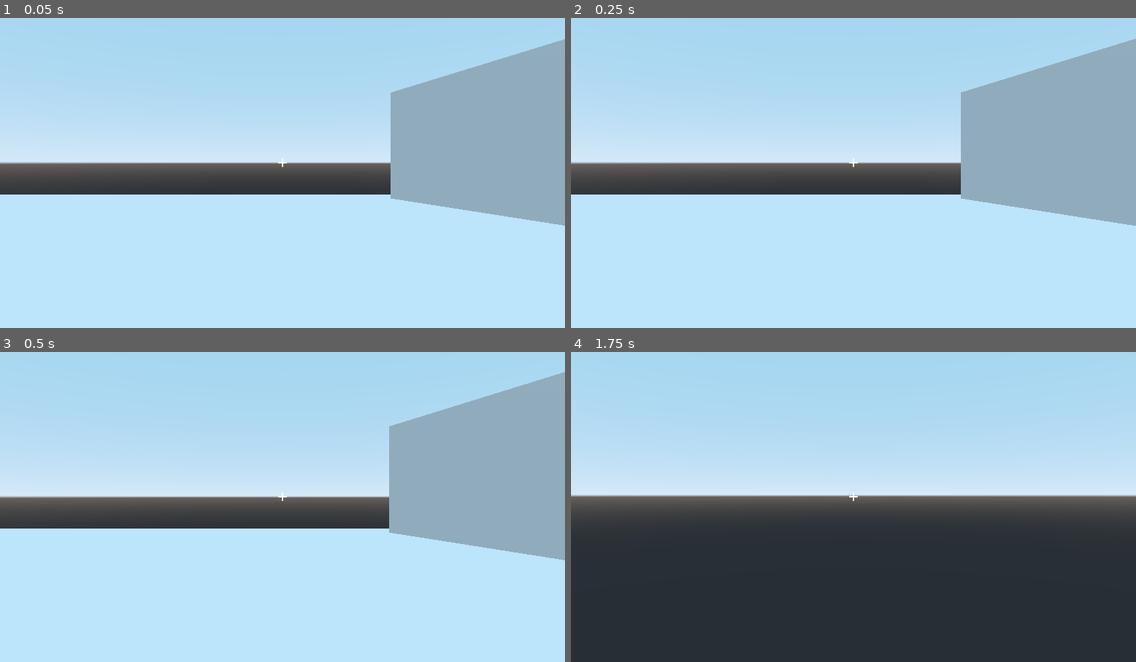
Above: before the commit, frames 1-4 (two rows, left to right).
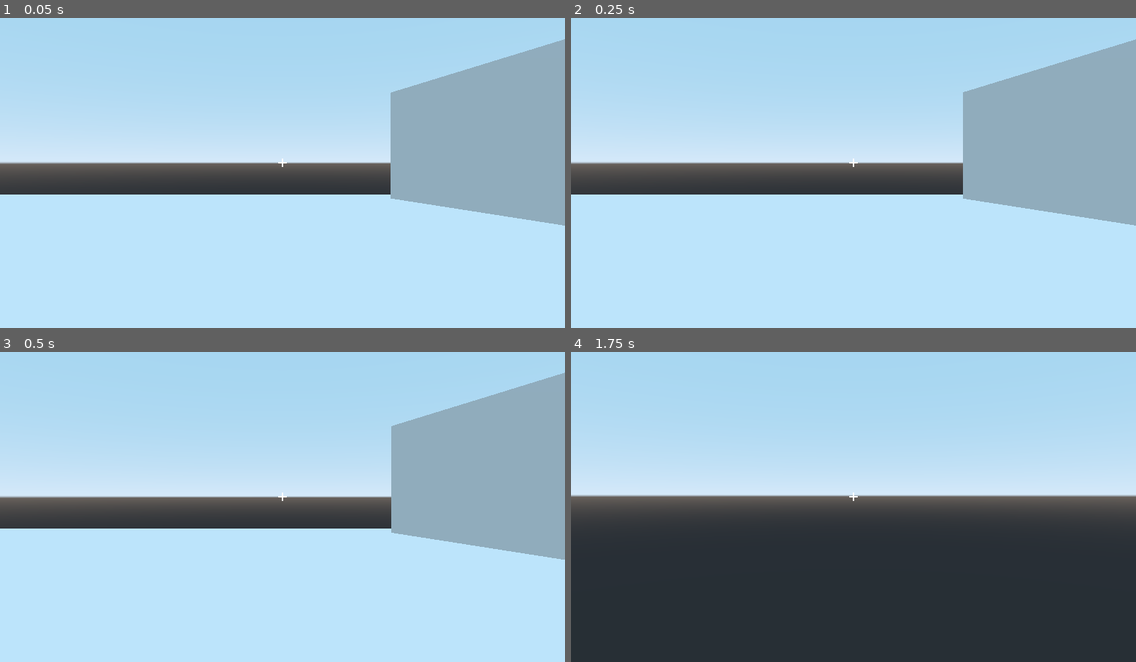
Above: after the commit, the same moments.

Repository: CheesecakeCG/chimeras
Game: Godot game, scene res://test/test.tscn
The game is run twice, just before and just after one commit, with the same random seed, the same clock (stepped at 60 frames per second) and the same inputs.
Inputs (mouse positions are in pixels of both pictures, inside the frame that each line leads up to):
- Up to frame 1 (0.05 s): no input
- Up to frame 2 (0.25 s): no input
- Up to frame 3 (0.5 s): no input
- Up to frame 4 (1.75 s): move the mouse to (881, 494) at 0.52 s; hold W from 0.53 s (still down); tap Space (player_jump) at 0.77, 1.52 s; move the mouse to (825, 497) at 1.27 s

The runs differ from the first frame. In frame 1, less than 0.1% of the frame differs, in the area x 72-98%, y 10-67%; in frame 2, 0.2%, in the area x 69-100%, y 6-67%; in frame 3, 0.2%; in frame 4, nothing differs.

Commit message:
More player movement improvements

Diff:
--- a/player/Player.gd
+++ b/player/Player.gd
@@ -5,7 +5,7 @@
 # var b = "text"
 export var jump_force = 40
 export var walk_force = 800
-export var weight = 2
+export var weight = 3
 export var term_vel = 20
 var vel = Vector3()
 var dir = Vector3()
@@ -24,7 +24,7 @@
 
 	# Gravity & Movement
 	if not is_on_floor():
-		vel.y -= 20 * delta
+		vel.y -= (25 + weight) * delta # Gravity feels better set super high
 	else:
 		if Input.is_key_pressed(KEY_W):
 			vel.z += walk_force * delta
